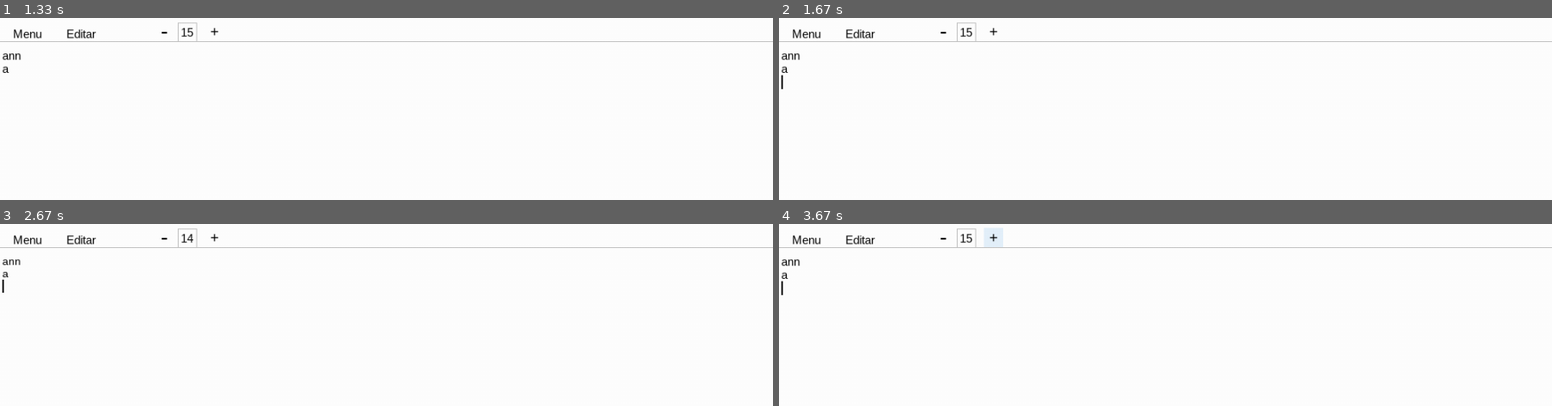
Above: before the commit, frames 1-4 (two rows, left to right).
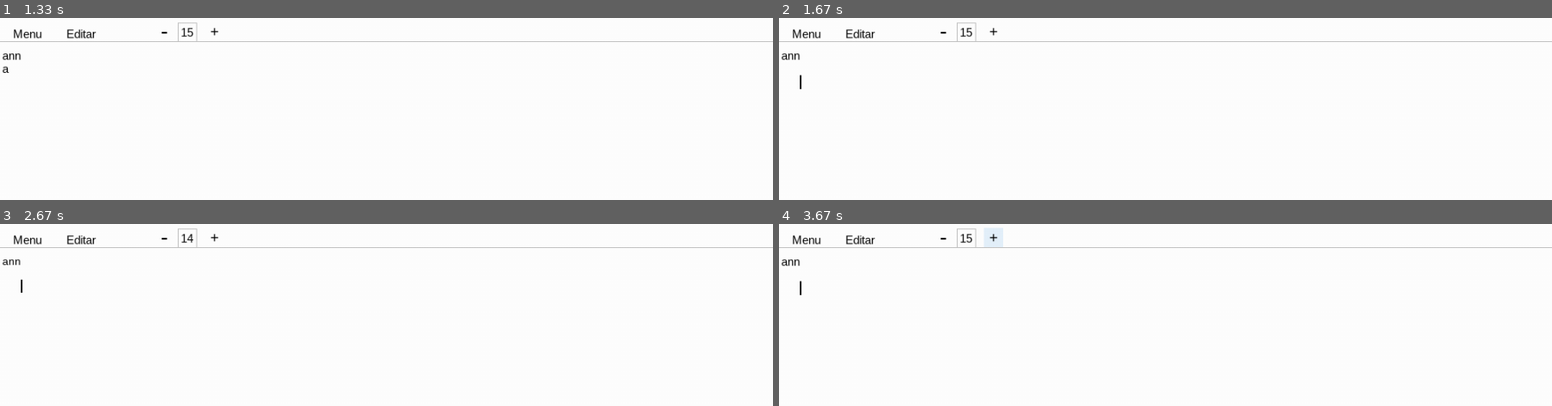
Above: after the commit, the same moments.

Repository: PedroGoulartbranco/Bloco-de-notas-pygame
Game: pygame game, started from main.py
The game is run twice, just before and just after one commit, with the same random seed, the same clock (stepped at 60 frames per second) and the same inputs.
Inputs (mouse positions are in pixels of both pictures, inside the frame that each line leads up to):
- Up to frame 1 (1.33 s): type "ann" at 0.33 s; tap Enter at 0.67, 1.02 s; type "a" at 0.88 s
- Up to frame 2 (1.67 s): tap Backspace at 1.43 s
- Up to frame 3 (2.67 s): click "-" at 1.82 s; click (401, 300) at 2.15 s
- Up to frame 4 (3.67 s): click "+" at 3.58 s

Frame 1 is identical in both runs. In frame 2, less than 0.1% of the frame differs, in the area x 0-3%, y 26-40%; in frame 3, less than 0.1%; in frame 4, less than 0.1%.

Commit message:
arrumando bug do shift

Diff:
--- a/main.py
+++ b/main.py
@@ -122,9 +122,10 @@
                 #linhas[linha_atual]["texto"]= linhas[linha_atual]["texto"][:-1]
                 segurou_excluir = True
             else:
-                tempo_que_letra_clicada = pygame.time.get_ticks()
-                segurou = True
-                letra = event.unicode
+                if event.key != pygame.K_LSHIFT and event.key != pygame.K_RSHIFT:
+                    tempo_que_letra_clicada = pygame.time.get_ticks()
+                    segurou = True
+                    letra = event.unicode
                 #linhas[linha_atual]["texto"] += event.unicode
         if event.type == pygame.KEYUP:
             segurou = False
@@ -172,6 +173,10 @@
                     linhas[linha_atual]["texto"] += letra
             #escrever(letra)
     if segurou_excluir:
+        if len(linhas[linha_atual]["texto"]) == 0:
+            if(linha_atual != 0):
+                linha_atual -= 1
+                print(linha_atual)
         if not excluiu_primeira_vez:
             linhas[linha_atual]["texto"]= linhas[linha_atual]["texto"][:-1]
             excluiu_primeira_vez = True
